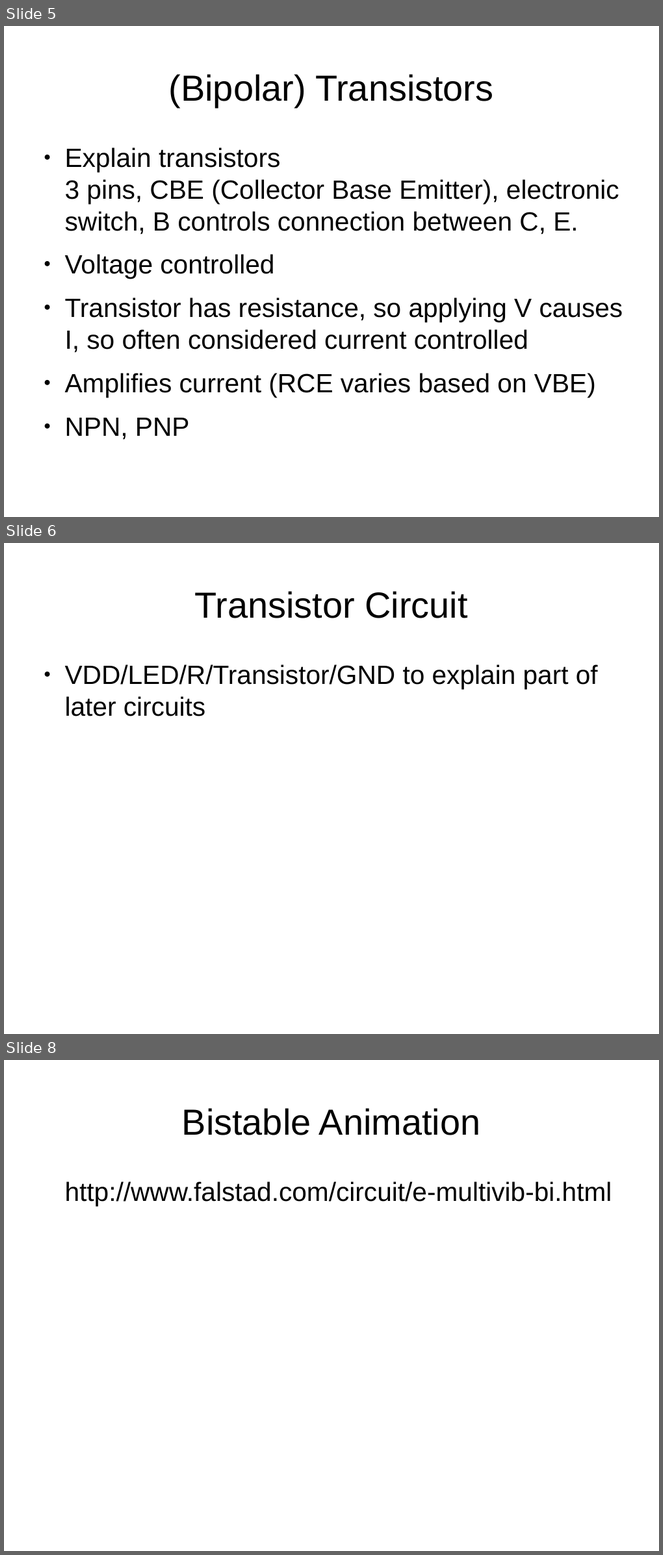
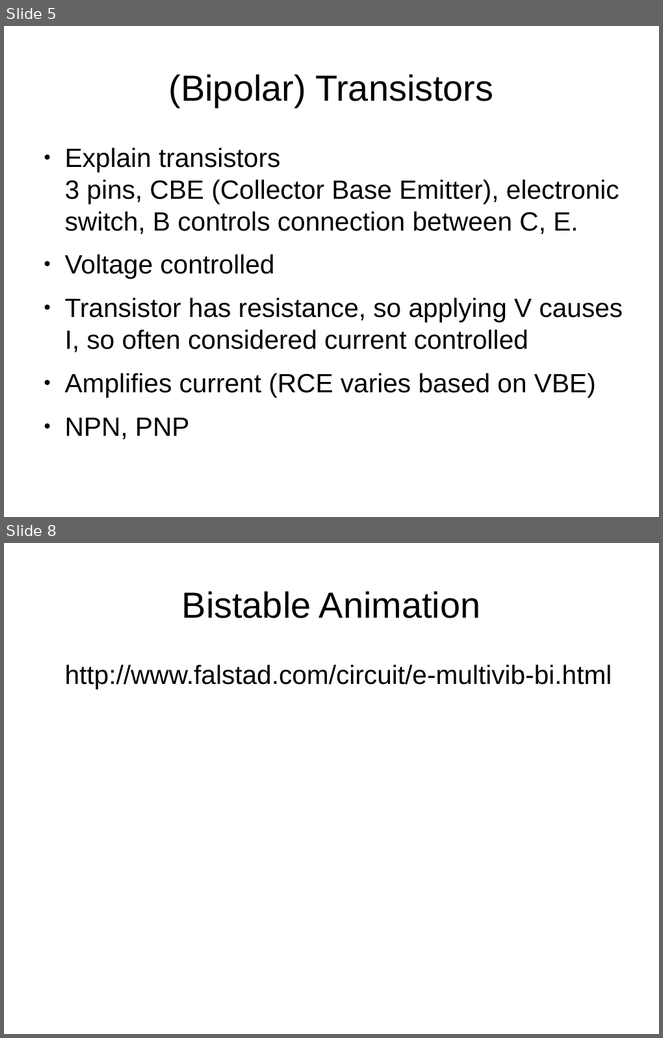
Before and after one commit to swarren/presentations, a slide deck: lcs-multivibrators/lcs-multivibrators.odp. Shown one above the other, each under a label of ours: slides 5, 6 and 8 before the commit, slides 5 and 8 after it; the slides between them are not shown. The pictures are 663x1555 and 663x1038 pixels, drawn with LibreOffice and Linux fonts; fonts in the diff are those of the drawing; background and template pictures are left out. Boxes give left, top, right and bottom in pixels: in the first picture for what was removed or moved away, otherwise in the second. Text is boxed around its words. In the diff, an @@ line names an element or a change of style, - is before the commit and + after.

```diff
--- a/lcs-multivibrators/lcs-multivibrators.odp
+++ b/lcs-multivibrators/lcs-multivibrators.odp
@@ slide 6 removed at box(4, 543, 659, 1034), background #FFFFFF @@
@@ title removed at box(195, 591, 467, 618) @@
-Transistor Circuit
@@ text removed at box(65, 665, 598, 717) @@
-● VDD/LED/R/Transistor/GND to explain part of later circuits
```
Also in this commit, not shown: 3 slides changed, 2 slides added, 1 other slide removed, 10 other files.
